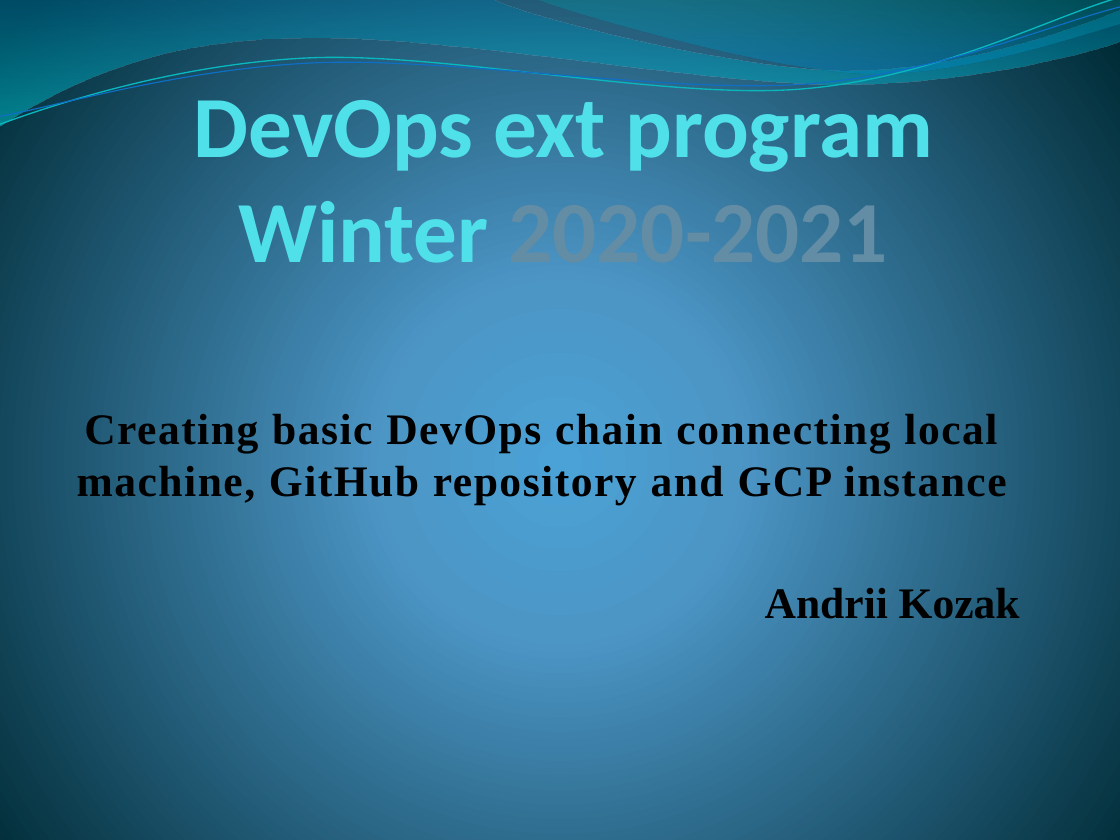
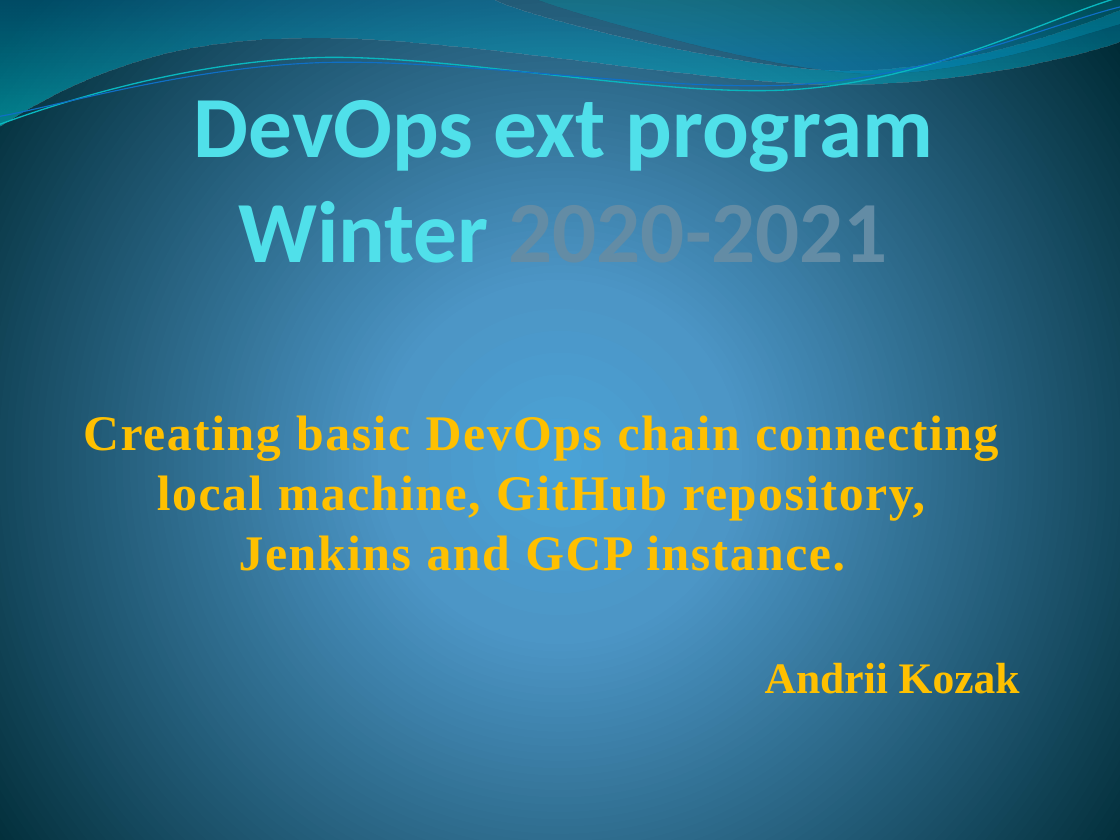
Before and after one commit to KozakAG/myProject, a slide deck: slide 1 of Andrii Kozak Final Task.pptx. Drawn at 1120x840 pixels with LibreOffice and Linux fonts; fonts in the diff are those of the drawing. Boxes give left, top, right and bottom in pixels: in the first picture for what was removed or moved away, otherwise in the second. Text is boxed around its words. In the diff, an @@ line names an element or a change of style, - is before the commit and + after.

```diff
--- a/Andrii Kozak Final Task.pptx
+++ b/Andrii Kozak Final Task.pptx
@@ subtitle at bbox=[83, 411, 998, 571]: text changed; size 28 to 32 pt; text colour #000000 to #FFC000 @@
-Creating basic DevOps chain connecting local machine, GitHub repository and GCP instance
+Creating basic DevOps chain connecting local machine, GitHub repository, Jenkins and GCP instance.
@@ subtitle at bbox=[765, 662, 1020, 694]: text colour #000000 to #FFC000 in "Andrii Kozak" @@
```
Also in this commit, not shown: 1 other slide changed, 2 slides added, 1 slide removed, 8 other files.
